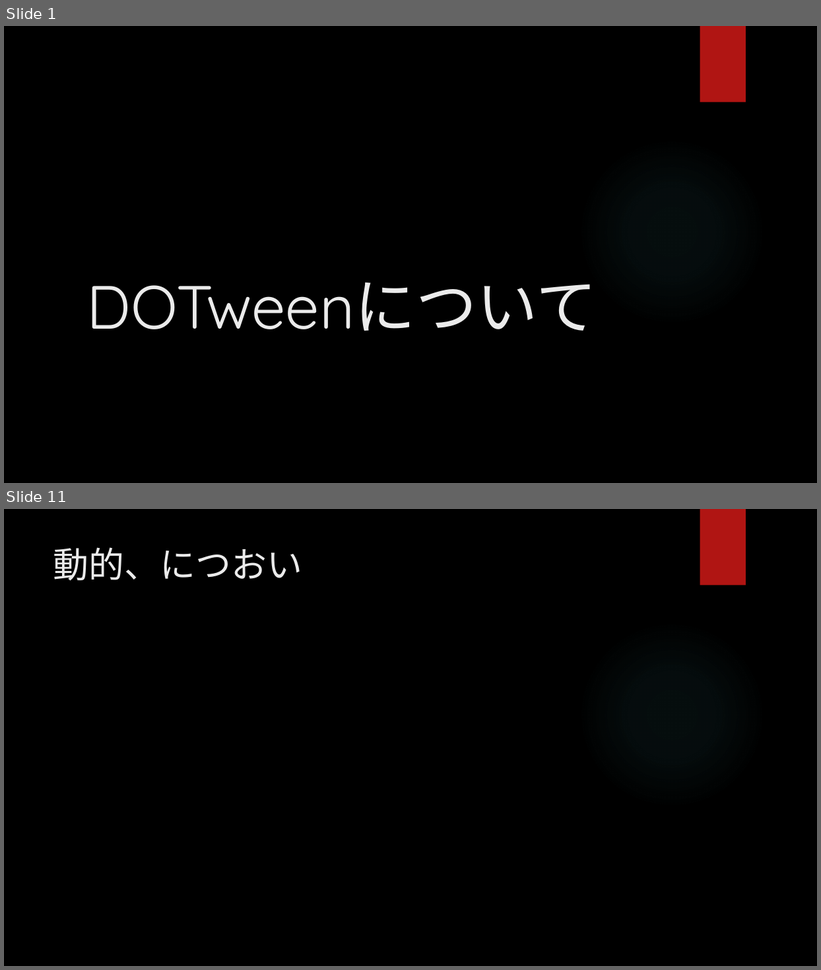
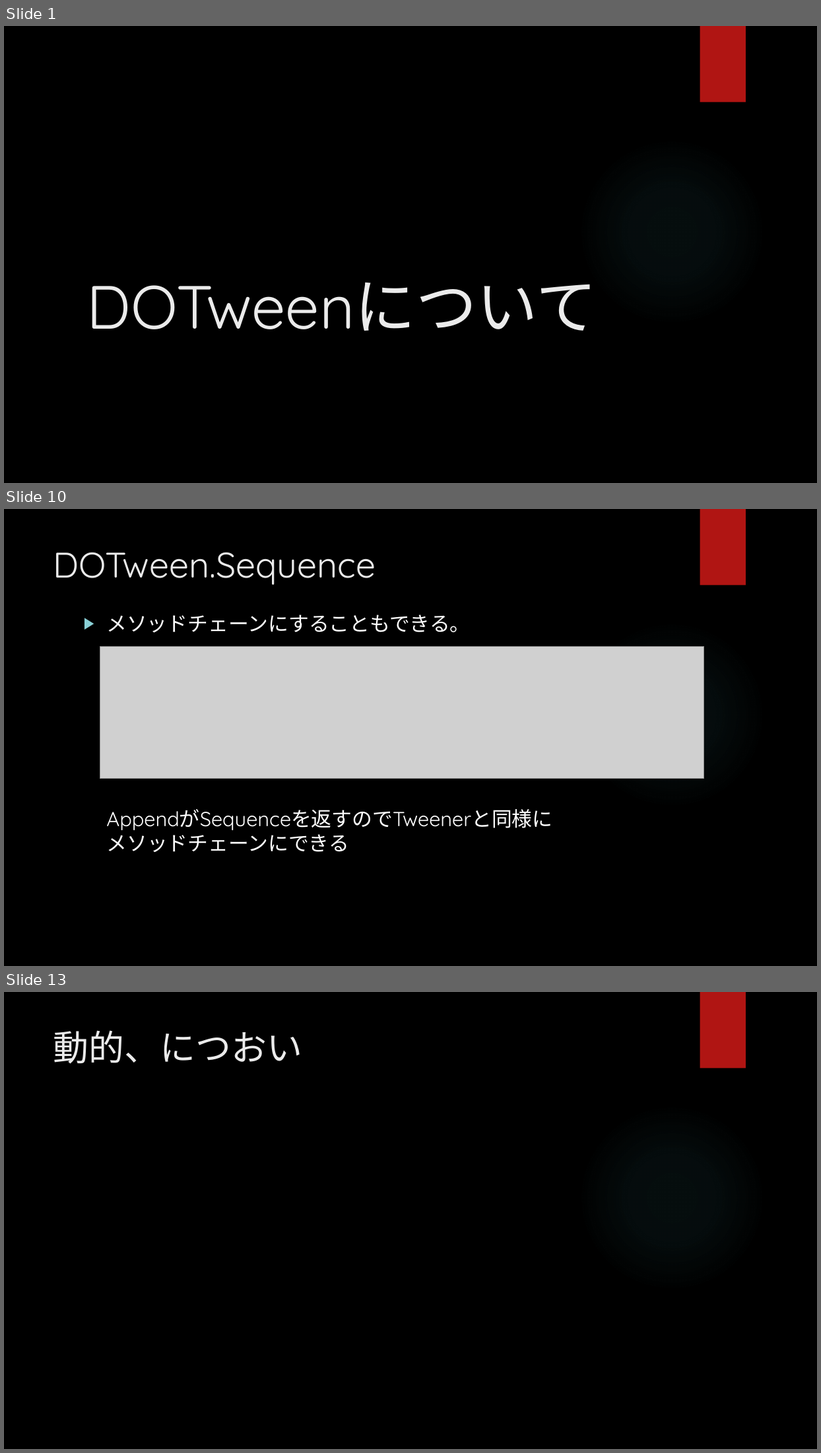
Before and after one commit to hopesnow/Study, a slide deck: RHStudy/Documents/プレゼンテーション1.pptx. Shown one above the other, each under a label of ours: slides 1 and 11 before the commit, slides 1, 10 and 13 after it; the slides between them are not shown. The pictures are 821x970 and 821x1453 pixels, drawn with LibreOffice and Linux fonts; fonts in the diff are those of the drawing; grey boxes stand for pictures; background and template pictures are left out. Boxes give left, top, right and bottom in pixels: in the first picture for what was removed or moved away, otherwise in the second. Text is boxed around its words. In the diff, an @@ line names an element or a change of style, - is before the commit and + after.

```diff
--- a/RHStudy/Documents/プレゼンテーション1.pptx
+++ b/RHStudy/Documents/プレゼンテーション1.pptx
@@ slide 10 added at (4,509,817,966), background picture (left out); not listed: 2 template elements that a slide beside it also shows @@
@@ title added at (54,552,376,585), 42 pt, text #EBEBEB @@
+DOTween.Sequence
@@ text added at (106,615,470,632), 24 pt, text #FFFFFF @@
+▶ メソッドチェーンにすることもできる。
@@ picture added at (100,646,704,779) @@
@@ text added at (106,809,552,852), 24 pt, text #FFFFFF @@
+AppendがSequenceを返すのでTweenerと同様に
+メソッドチェーンにできる
@@ what was slide 11 is now slide 13 @@
```
Also in this commit, not shown: 7 slides changed, 3 other slides added, 2 slides removed, 1 other file.
